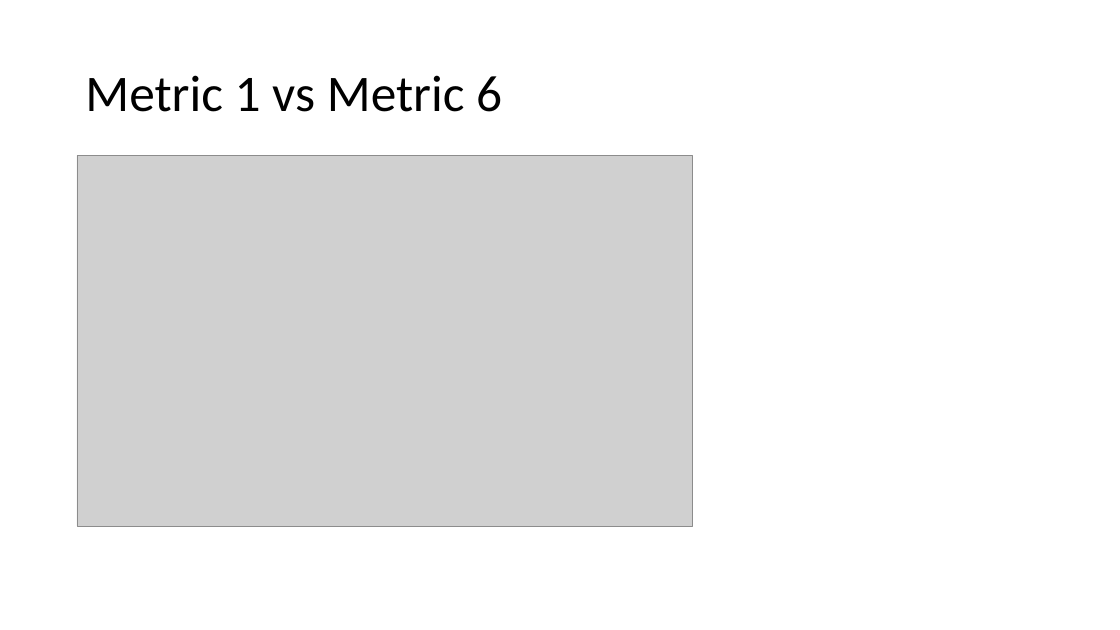
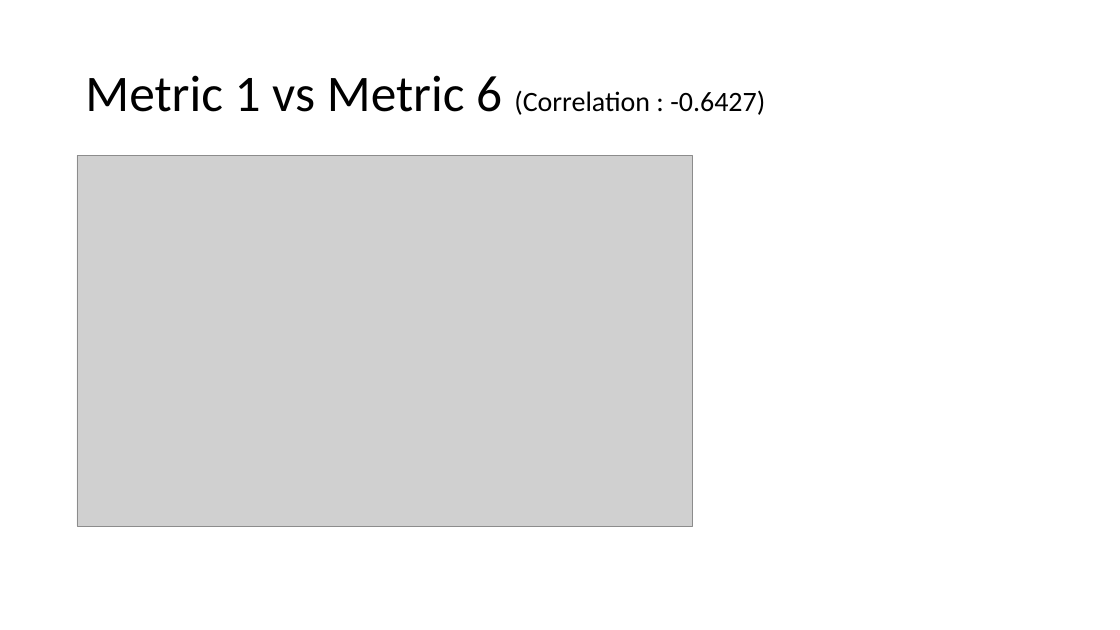
Before and after one commit to pranotimulay/soen6611-measurement-metrics, a slide deck: slide 21 of presentation/Group J.pptx. Drawn at 1120x630 pixels with LibreOffice and Linux fonts; fonts in the diff are those of the drawing; grey boxes stand for pictures. Boxes give left, top, right and bottom in pixels: in the first picture for what was removed or moved away, otherwise in the second. Text is boxed around its words. In the diff, an @@ line names an element or a change of style, - is before the commit and + after.

```diff
--- a/presentation/Group J.pptx
+++ b/presentation/Group J.pptx
@@ title at box(85, 75, 765, 115): text changed; size 44 to 24 pt @@
-Metric 1 vs Metric 6
+Metric 1 vs Metric 6 (Correlation : -0.6427)
```
Also in this commit, not shown: 9 other slides changed, 1 other file.
